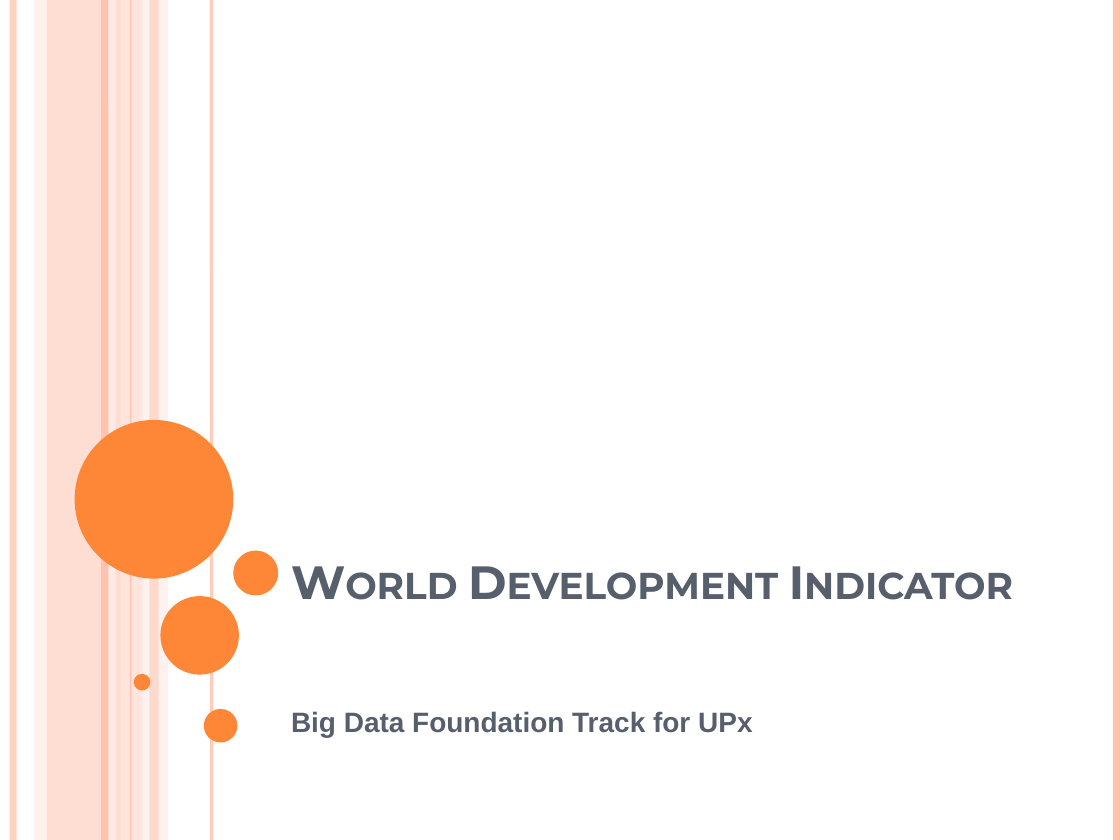
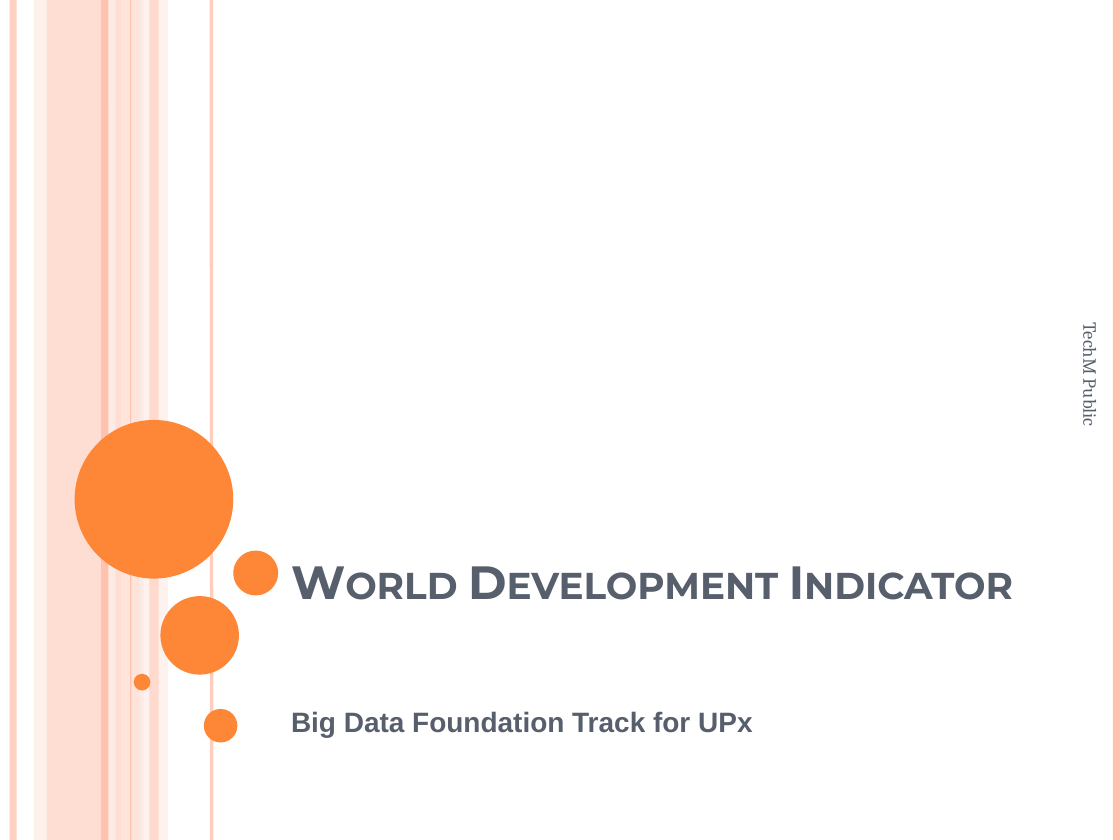
Before and after one commit to Shubhro27/Case-Studies, a slide deck: slide 1 of Analyzing_World_Data_using PIG.pptx. Drawn at 1120x840 pixels with LibreOffice and Linux fonts; fonts in the diff are those of the drawing. Boxes give left, top, right and bottom in pixels: in the first picture for what was removed or moved away, otherwise in the second. Text is boxed around its words. In the diff, an @@ line names an element or a change of style, - is before the commit and + after.

```diff
--- a/Analyzing_World_Data_using PIG.pptx
+++ b/Analyzing_World_Data_using PIG.pptx
@@ text added at <box>1079,328,1103,426</box>, 12 pt, text #575F6D @@
+TechM Public
```
Also in this commit, not shown: 14 other slides changed, 35 slides added, 7 slides removed.
